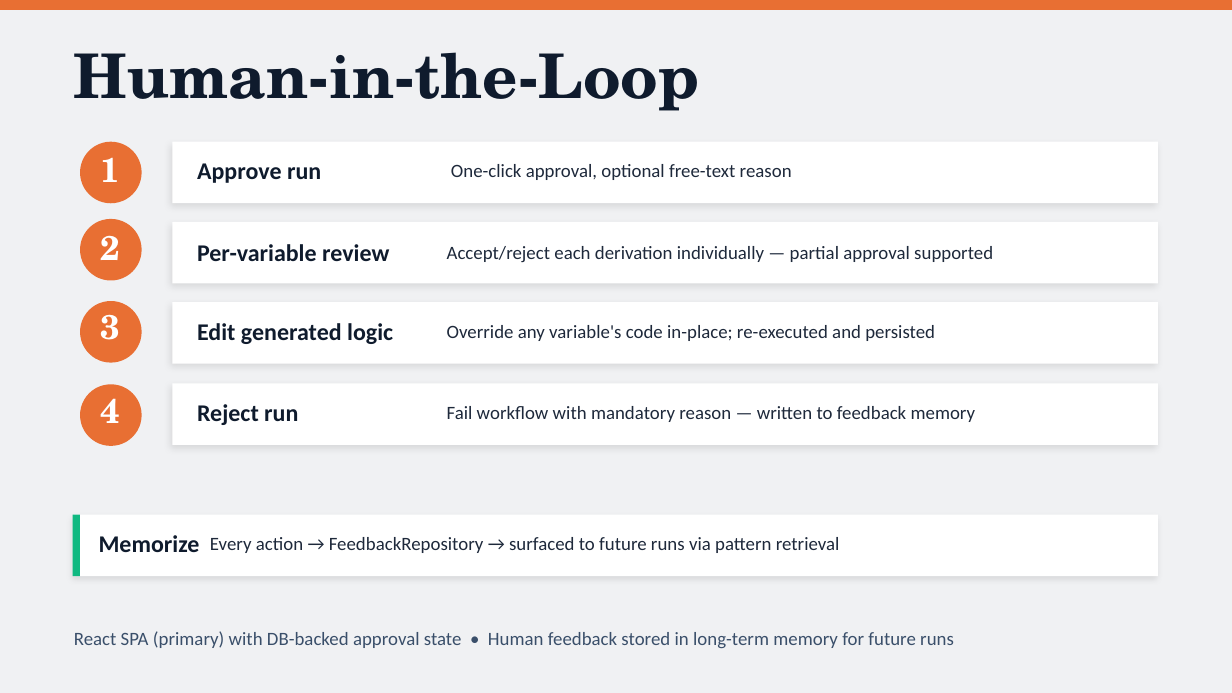
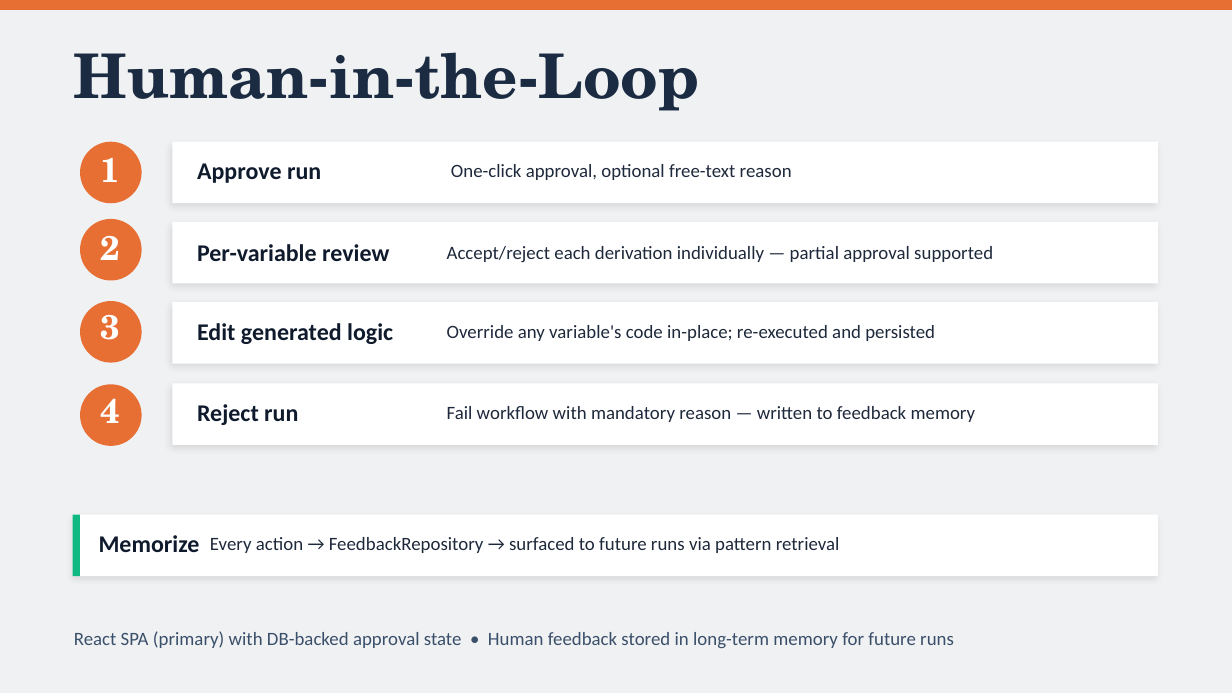
Before and after one commit to matt-grain/pharma-derive, a slide deck: slide 14 of presentation/CDDE_Presentation.pptx (slide 10 before the commit). Drawn at 1232x693 pixels with LibreOffice and Linux fonts; fonts in the diff are those of the drawing. Boxes give left, top, right and bottom in pixels: in the first picture for what was removed or moved away, otherwise in the second. Text is boxed around its words. In the diff, an @@ line names an element or a change of style, - is before the commit and + after.

```diff
--- a/presentation/CDDE_Presentation.pptx
+++ b/presentation/CDDE_Presentation.pptx
@@ text "Human-in-the-Loop" at (74,52,700,111): text colour #0F1B2D to #1A2B42 @@
```
Also in this commit, not shown: 12 other slides changed, 1 slide added, 1 other file.
